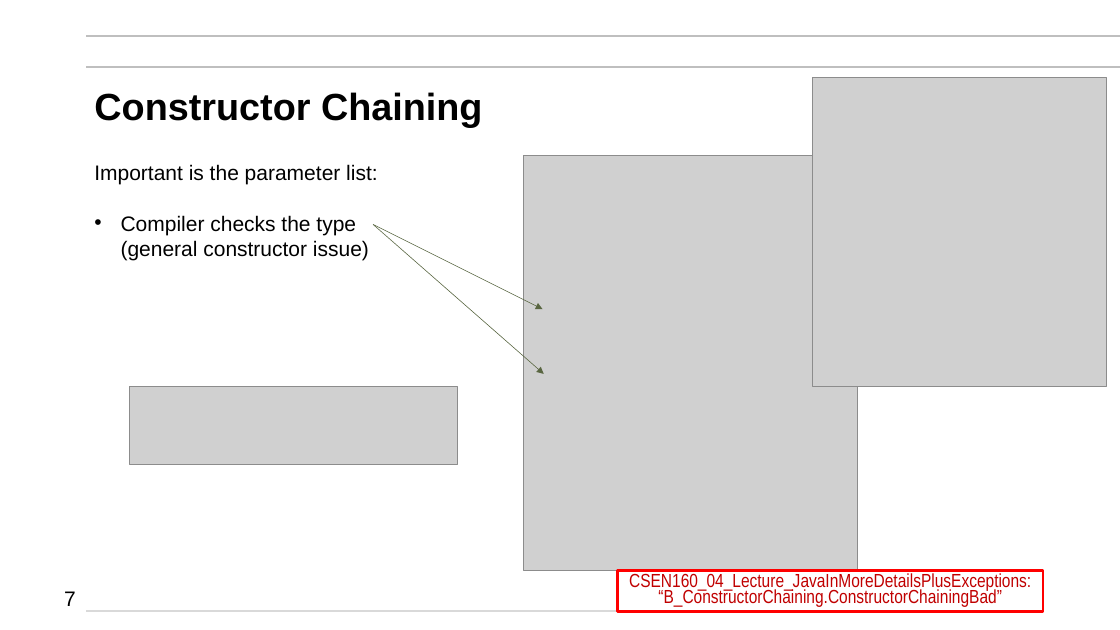
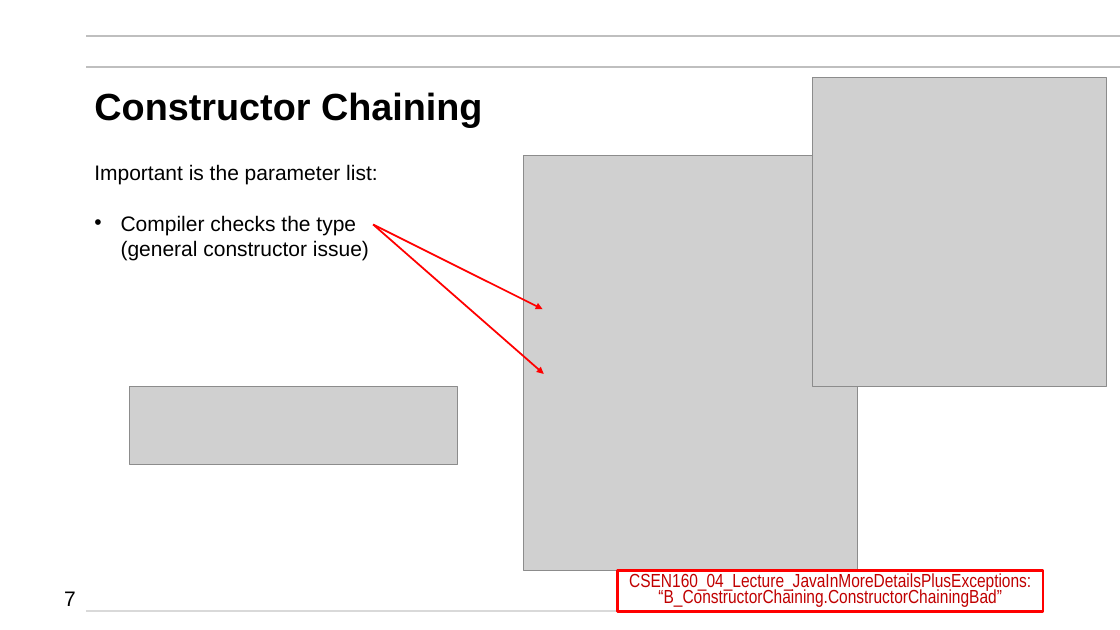
Before and after one commit to mikegrace2/CSEN160-Fall2026-Course-Website, a slide deck: slide 7 of lectures/Week05_ChainingFinalOverload_Generics/1_ConstructorChainingFinalMethodsClassesOverloading_V4.pptx. Drawn at 1120x630 pixels with LibreOffice and Linux fonts; fonts in the diff are those of the drawing; grey boxes stand for pictures; background and template pictures are left out. Boxes give left, top, right and bottom in pixels: in the first picture for what was removed or moved away, otherwise in the second. Text is boxed around its words. In the diff, an @@ line names an element or a change of style, - is before the commit and + after.

```diff
--- a/lectures/Week05_ChainingFinalOverload_Generics/1_ConstructorChainingFinalMethodsClassesOverloading_V4.pptx
+++ b/lectures/Week05_ChainingFinalOverload_Generics/1_ConstructorChainingFinalMethodsClassesOverloading_V4.pptx
@@ arrow (373, 224) - (544, 374): stroke #596641 0.5 pt to #FF0000 1.5 pt @@
@@ arrow (373, 224) - (543, 309): stroke #596641 0.5 pt to #FF0000 1.5 pt @@
```
Also in this commit, not shown: 5 other slides changed.
